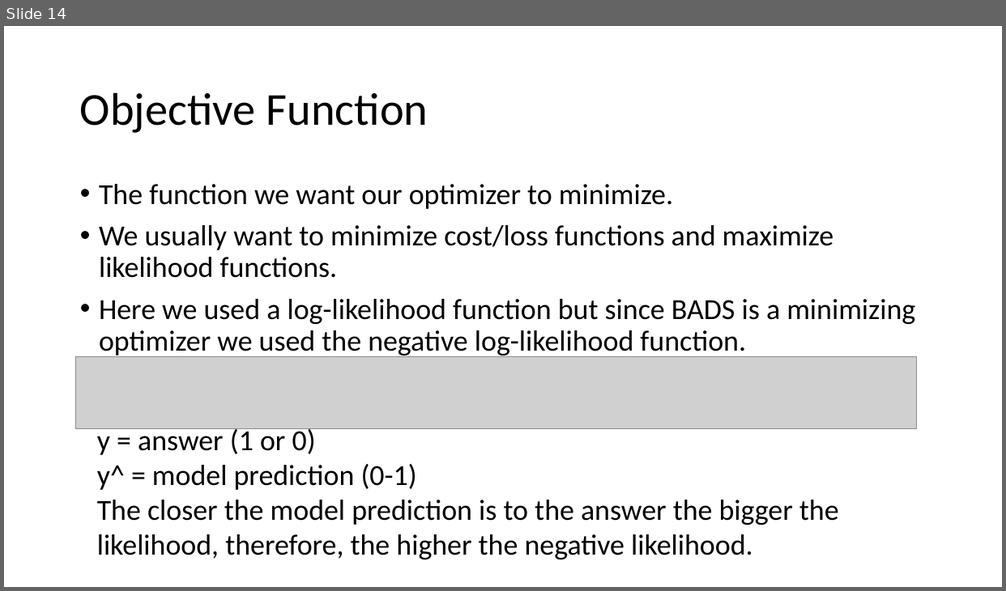
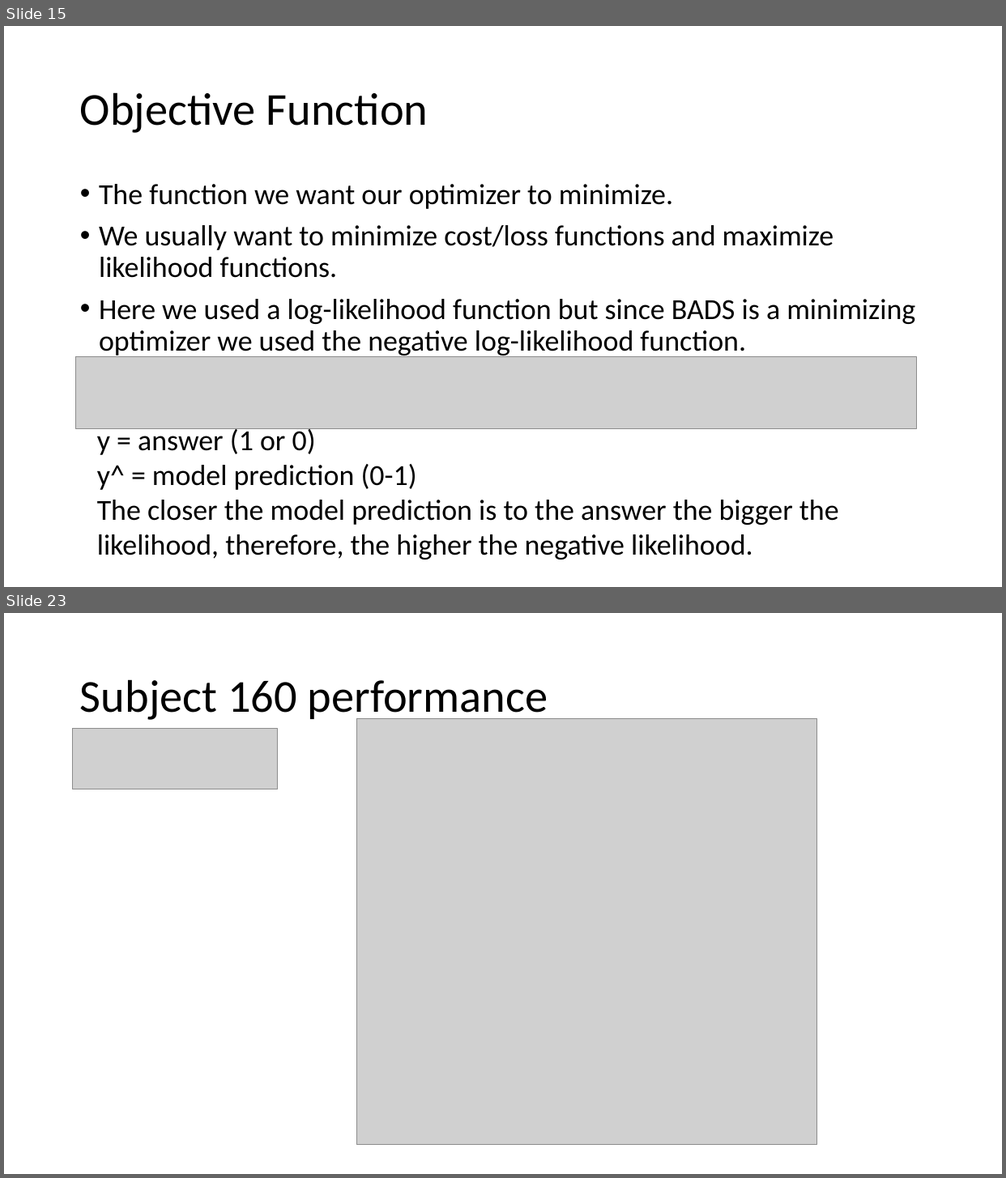
Before and after one commit to OzMashiah/ultra-instinct-modelling, a slide deck: Modeling Results.pptx. Shown one above the other, each under a label of ours: slide 14 before the commit, slides 15 and 23 after it; the slides between them are not shown. The pictures are 1006x591 and 1006x1178 pixels, drawn with LibreOffice and Linux fonts; fonts in the diff are those of the drawing; grey boxes stand for pictures. Boxes give left, top, right and bottom in pixels: in the first picture for what was removed or moved away, otherwise in the second. Text is boxed around its words. In the diff, an @@ line names an element or a change of style, - is before the commit and + after.

```diff
--- a/Modeling Results.pptx
+++ b/Modeling Results.pptx
@@ slide 23 added at (4, 613, 1002, 1174), background #FFFFFF @@
@@ title added at (80, 679, 548, 722), 44 pt, text #000000 @@
+Subject 160 performance
@@ picture added at (73, 729, 278, 790) @@
@@ picture added at (356, 718, 817, 1144) @@
@@ what was slide 14 is now slide 15 @@
```
Also in this commit, not shown: 2 slides changed, 8 other slides added, 1 slide removed.
